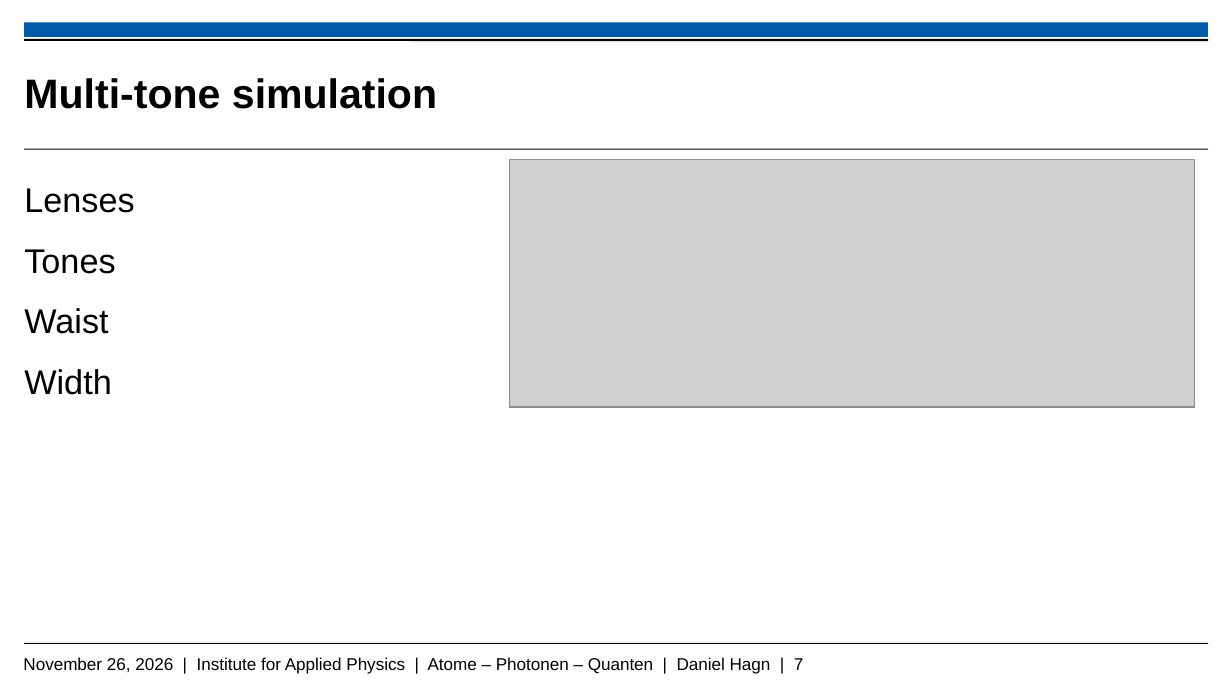
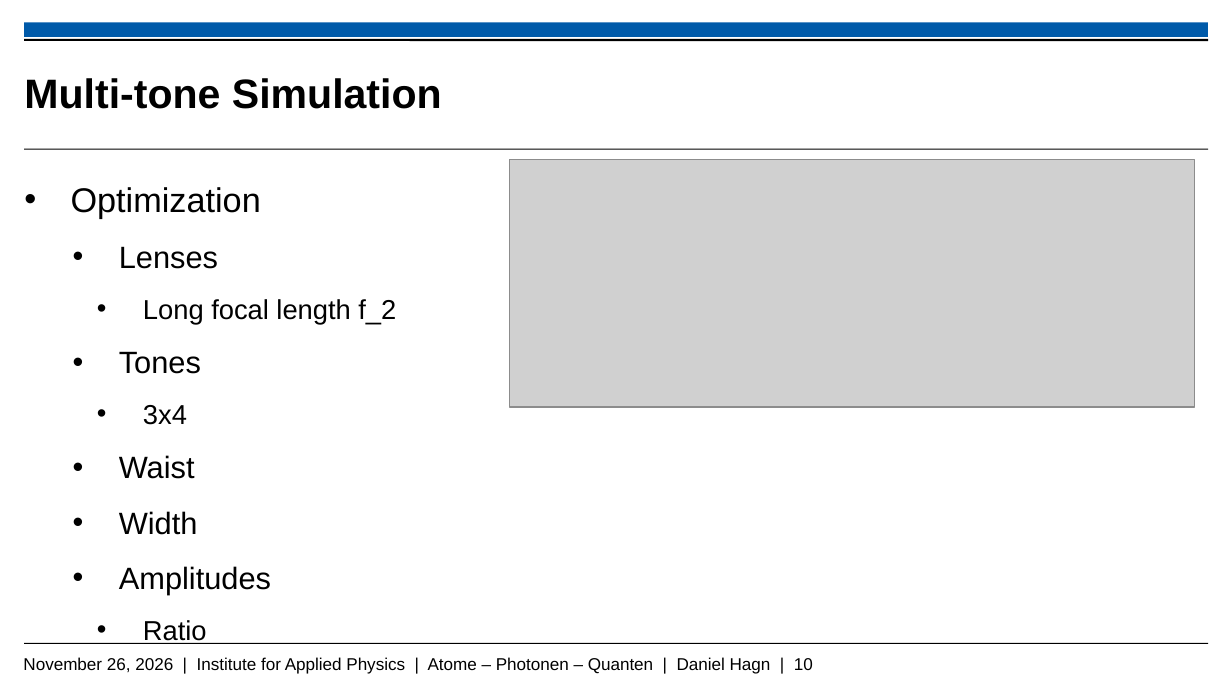
Before and after one commit to Daniel-Hagn-physik/Masterthesis_Backup, a slide deck: slide 10 of Hagn_Daniel_Mastervortrag.pptx (slide 7 before the commit). Drawn at 1232x693 pixels with LibreOffice and Linux fonts; fonts in the diff are those of the drawing; grey boxes stand for pictures; background and template pictures are left out. Boxes give left, top, right and bottom in pixels: in the first picture for what was removed or moved away, otherwise in the second. Text is boxed around its words. In the diff, an @@ line names an element or a change of style, - is before the commit and + after.

```diff
--- a/Hagn_Daniel_Mastervortrag.pptx
+++ b/Hagn_Daniel_Mastervortrag.pptx
@@ title at box(24, 78, 442, 109): text changed @@
-Multi-tone simulation
+Multi-tone Simulation
@@ text at box(71, 187, 261, 218): paragraph added @@
+• Optimization
@@ text at box(119, 246, 218, 535): size 20 to 18 pt in "Lenses", "Tones", "Waist", "Width"; bullet none to •; list level 1 to 3 in "Lenses"; list level 1 to 3 in "Tones"; list level 1 to 3 in "Waist"; list level 1 to 3 in "Width" @@
@@ text at box(143, 299, 396, 324): paragraph added @@
+      • Long focal length f_2
@@ text at box(143, 405, 187, 425): paragraph added @@
+      • 3x4
@@ text at box(119, 566, 271, 595): paragraphs added @@
+    • Amplitudes
+      • Ratio
@@ text at box(23, 657, 813, 674): text changed @@
-November 26, 2026 | Institute for Applied Physics | Atome – Photonen – Quanten | Daniel Hagn | 7
+November 26, 2026 | Institute for Applied Physics | Atome – Photonen – Quanten | Daniel Hagn | 10
```
Also in this commit, not shown: 11 other slides changed, 10 slides added, 5 other files.
